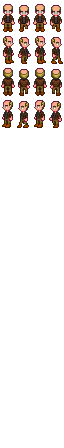
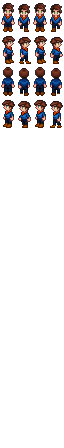
Revision of a layered w=64, h=448 image; what changed, layer by layer:
showed "kurtissprite0.png", painted on it over [1,3,63,128]
hid "ZechSprite.png" over [1,4,63,128]
